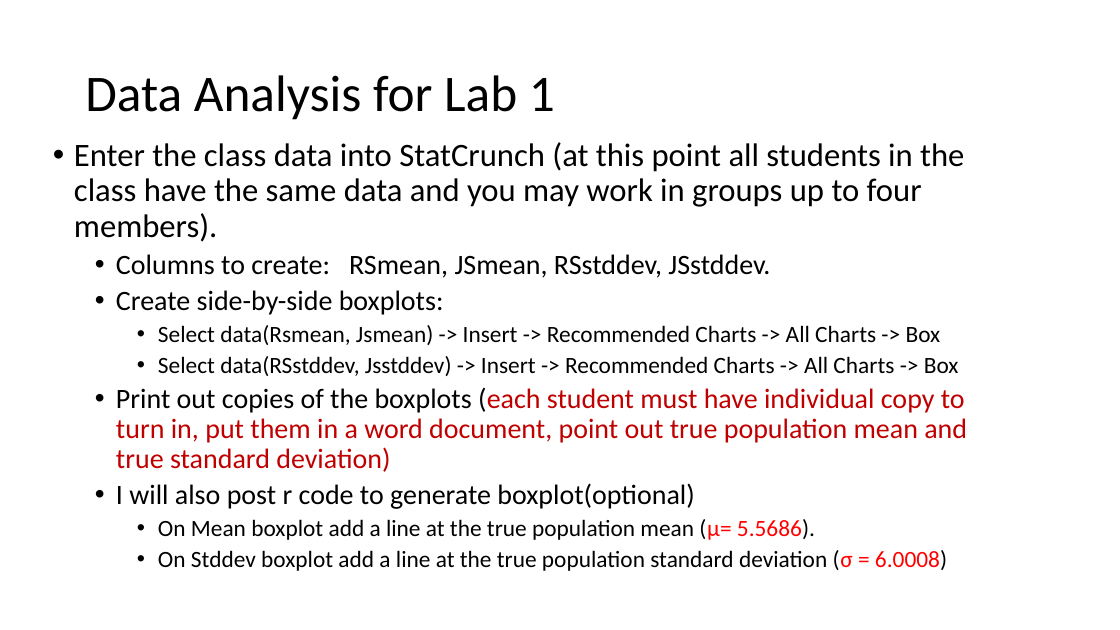
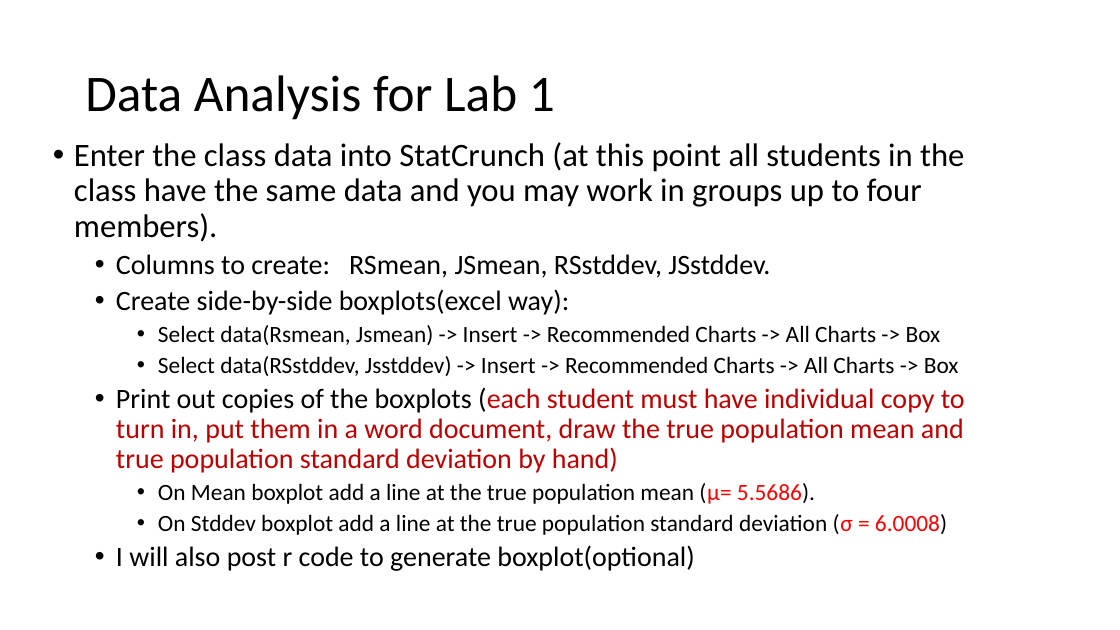
Before and after one commit to Shanlearning/Stat-201-teaching, a slide deck: slide 9 of Lab1/Lab 1.pptx. Drawn at 1120x630 pixels with LibreOffice and Linux fonts; fonts in the diff are those of the drawing. Boxes give left, top, right and bottom in pixels: in the first picture for what was removed or moved away, otherwise in the second. Text is boxed around its words. In the diff, an @@ line names an element or a change of style, - is before the commit and + after.

```diff
--- a/Lab1/Lab 1.pptx
+++ b/Lab1/Lab 1.pptx
@@ text at bbox=[116, 289, 569, 315]: text changed @@
-  • Create side-by-side boxplots:
+  • Create side-by-side boxplots(excel way):
@@ text at bbox=[116, 387, 965, 473]: text changed @@
-  • Print out copies of the boxplots (each student must have individual copy to turn in, put them in a word document, point out true population mean and true standard deviation)
-  • I will also post r code to generate boxplot(optional)
+  • Print out copies of the boxplots (each student must have individual copy to turn in, put them in a word document, draw the true population mean and true population standard deviation by hand)
@@ text at bbox=[116, 545, 694, 571]: paragraph added @@
+  • I will also post r code to generate boxplot(optional)
```
Also in this commit, not shown: 2 other files.
